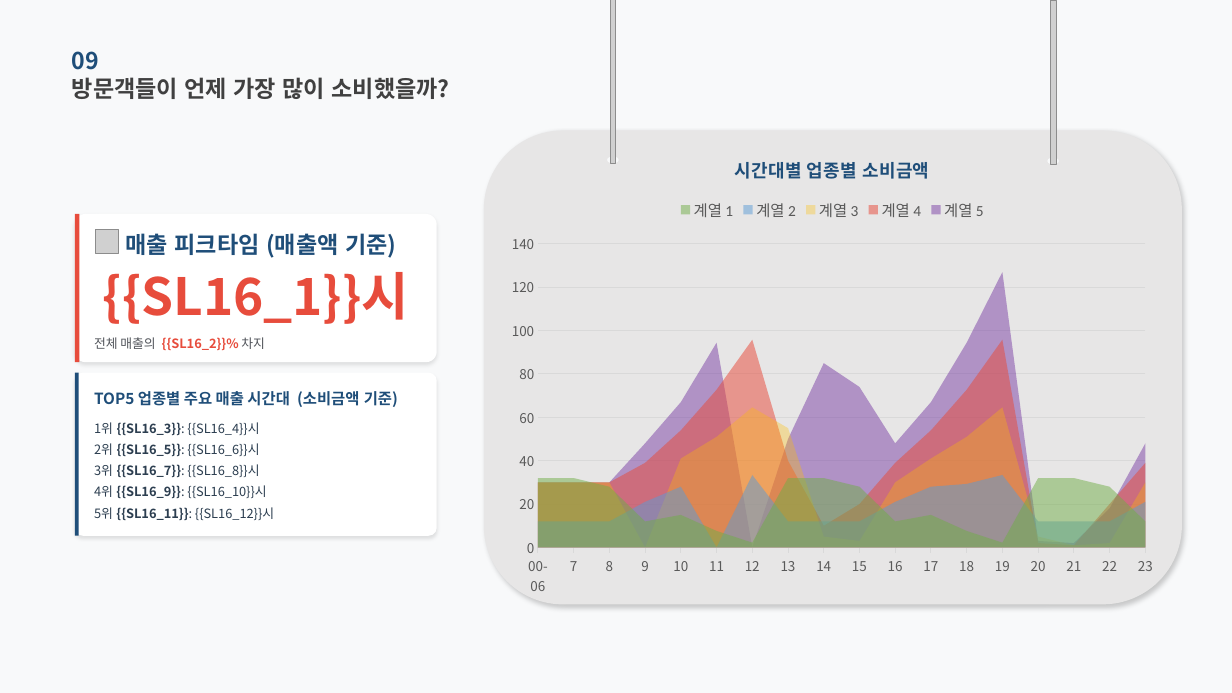
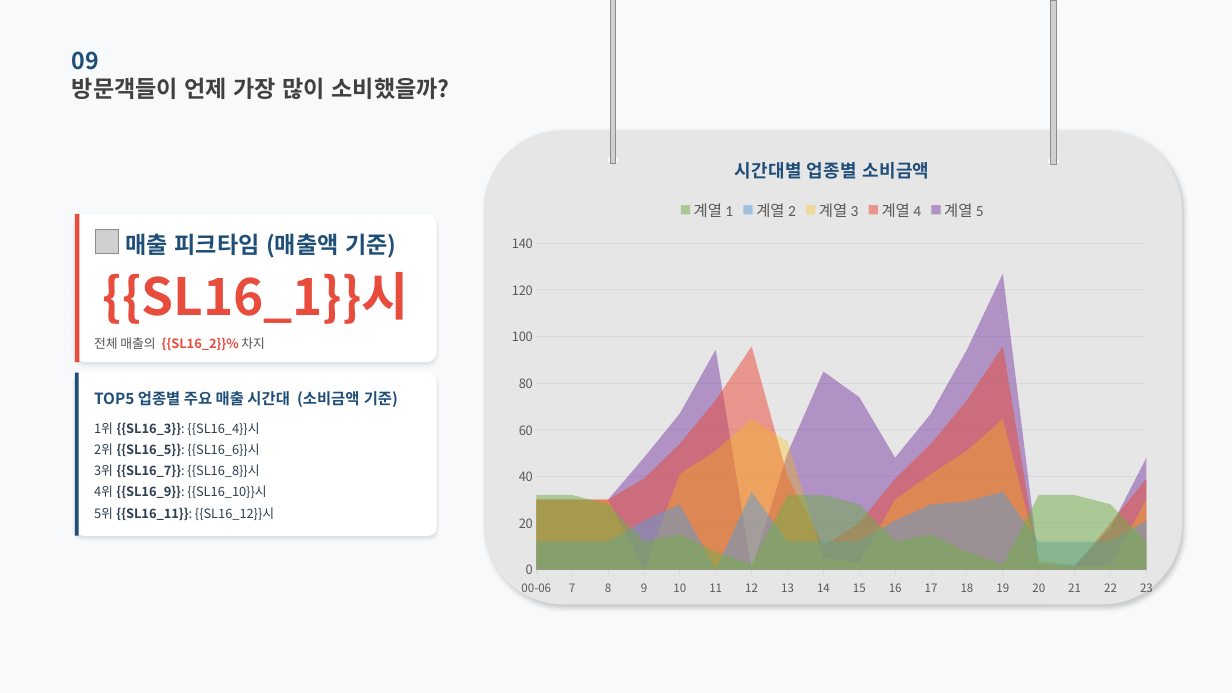
Before and after one commit to roddms/auto-report, a slide deck: slide 16 of template/master.pptx. Drawn at 1232x693 pixels with LibreOffice and Linux fonts; fonts in the diff are those of the drawing; grey boxes stand for pictures. Boxes give left, top, right and bottom in pixels: in the first picture for what was removed or moved away, otherwise in the second. Text is boxed around its words. In the diff, an @@ line names an element or a change of style, - is before the commit and + after.

```diff
--- a/template/master.pptx
+++ b/template/master.pptx
@@ area chart at (498, 137, 1166, 604) @@
@@ category axis changed @@
@@ value axis changed @@
```
Also in this commit, not shown: 11 other slides changed, 15 other files.
